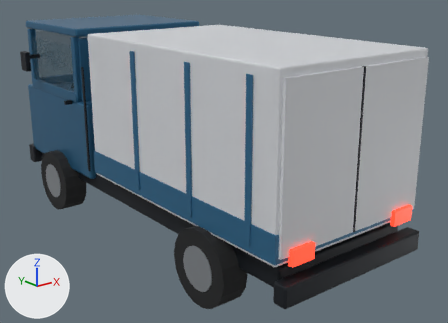
A saved change to the glTF model assets/truck.glb.
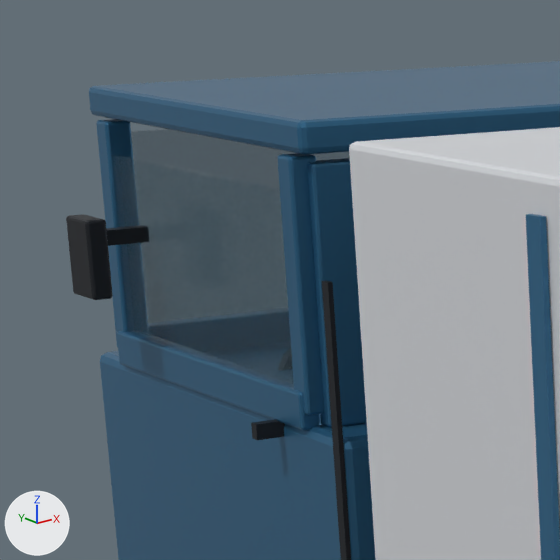
Each version appears first whole from a 50 mm camera at (-4.39, -6.29, 3.31) aimed at (0.3, -0.41, 0.96), and next in a close-up on the part from 1% to 31% of the width and 0% to 41% of the height. Every picture has the same lights, and +X, +Y and +Z are marked at lower left. The last two pictures show the newer version. Where no turn or scale is listed for an object, it has been applied to the vertices. Vertices at exactly the same position are counted once.

The first close-up shows 'CabLower', 'CabPillarFront', 'CabPillarRear', 'CabRearWall', 'CabRoof', 'CabSideSill', 'CargoBox', 'CargoRib.002', 'DoorSeam', 'MirrorHead', 'SideWindow_L', 'Windshield' and 2 more.
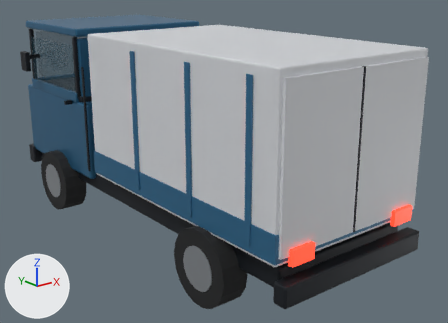
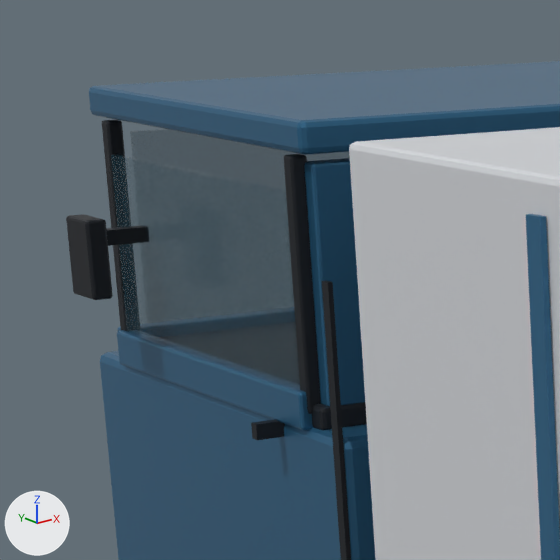
Pixel boxes (x1, y1, x2, y2) of what changed, in the close-ups (560 x 560 px):
'CabPillarRear', recoloured, reshaped: before (277, 153, 324, 415); after (284, 154, 321, 414)
'CabPillarFront', recoloured, reshaped, moved: before (96, 119, 133, 347); after (102, 120, 127, 331)
'DashTop', added (black): after (312, 402, 367, 430)

Edits to the bpy script that builds the scene:
```text
Change me_cube_006:
    used by ob_cabpillarfront; location = (-0.91, 2.45, 2.08)
    remove me_cube_006.from_pydata(...)  # 56 vertices, 108 faces; spans x -0.045..0.045, y -0.045..0.045, z -0.39..0.39
    remove me_cube_006.materials.append(mat_truckpaint)  # blue #356f95
    add me_cube_006.from_pydata(...)  # 56 vertices, 108 faces; spans x -0.027..0.027, y -0.027..0.027, z -0.39..0.39
    me_cube_006 part 1: the whole mesh is multiplied about its middle by the matrix ((0.586, 0.0, 0.0), (0.0, 0.586, 0.0), (0.0, 0.0, 1.003))
    add me_cube_006.materials.append(mat_truckdark)  # black #24292f
Change me_cube_007:
    used by ob_cabpillarrear; location = (-0.91, 1.06, 2.08)
    remove me_cube_007.from_pydata(...)  # 56 vertices, 108 faces; spans x -0.045..0.045, y -0.045..0.045, z -0.39..0.39
    remove me_cube_007.materials.append(mat_truckpaint)  # blue #356f95
    add me_cube_007.from_pydata(...)  # 56 vertices, 108 faces; spans x -0.027..0.027, y -0.027..0.027, z -0.39..0.39
    me_cube_007 part 2: the whole mesh is multiplied about its middle by the matrix ((0.586, 0.0, 0.0), (0.0, 0.586, 0.0), (0.0, 0.0, 1.003))
    add me_cube_007.materials.append(mat_truckdark)  # black #24292f
Add me_cube_005_1:
    me_cube_005_1.from_pydata(...)  # 56 vertices, 108 faces; spans x -0.93..0.93, y -0.75..0.75, z -0.04..0.04
    me_cube_005_1.materials.append(mat_truckdark)  # black #24292f
Change ob_cabpillarfront:
    ob_cabpillarfront.location: (-0.91, 2.45, 2.08) -> (-0.915, 2.45, 2.08)
Add ob_dashtop:
    ob_dashtop = bpy.data.objects.new('DashTop', me_cube_005_1)
    ob_dashtop.location = (0.0, 1.72, 1.68)
```
